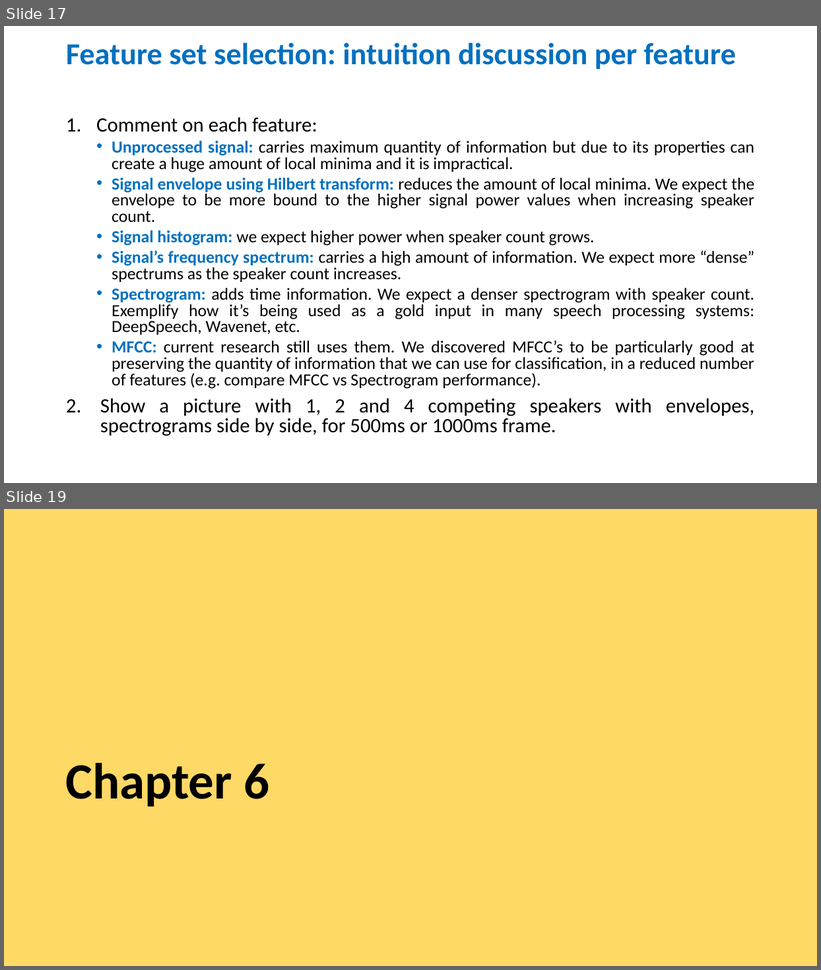
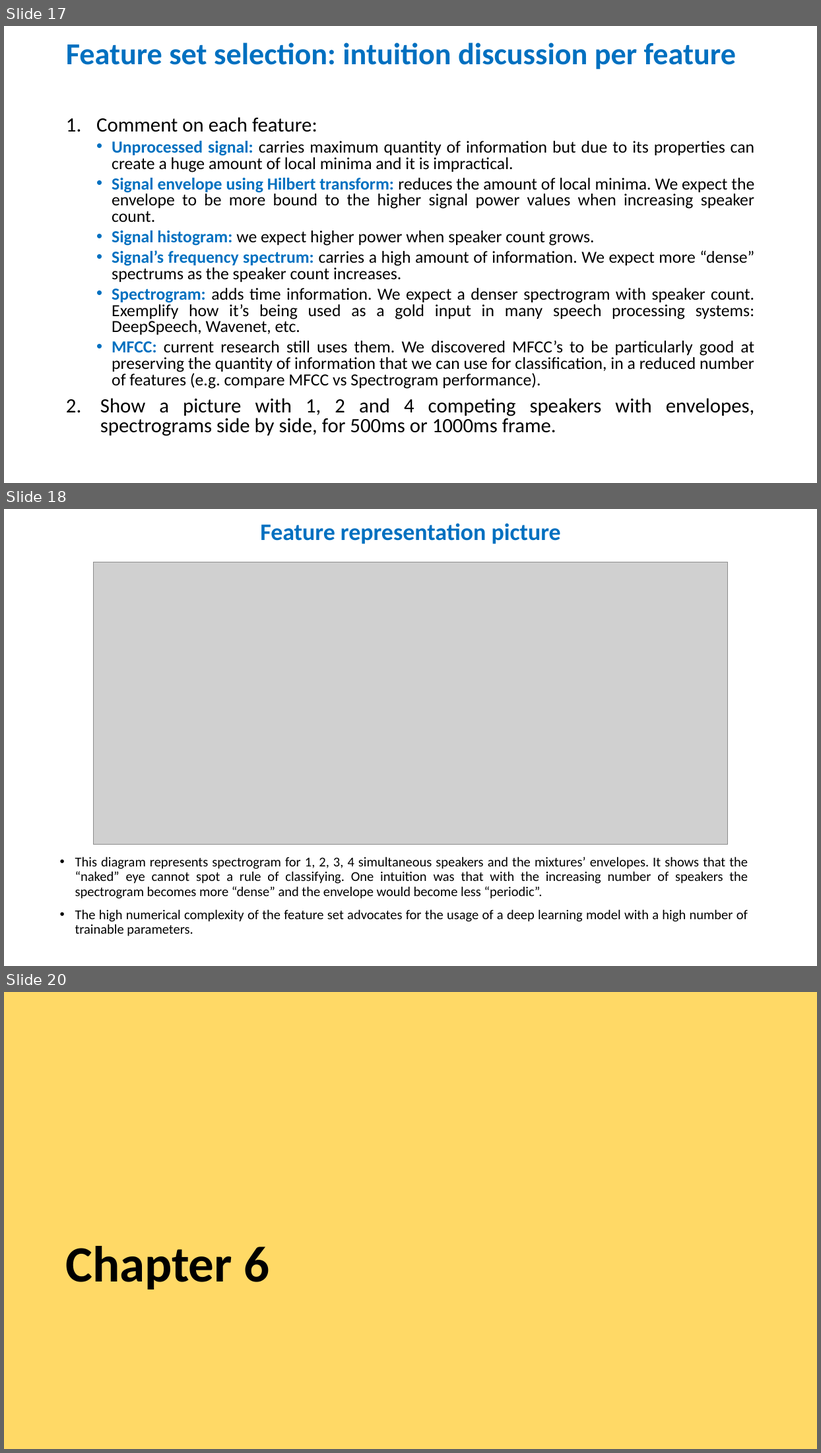
Before and after one commit to valentinandrei/saa_experiments, a slide deck: paper_writing/TOC.pptx. Shown one above the other, each under a label of ours: slides 17 and 19 before the commit, slides 17, 18 and 20 after it; the slides between them are not shown. The pictures are 821x970 and 821x1453 pixels, drawn with LibreOffice and Linux fonts; fonts in the diff are those of the drawing; grey boxes stand for pictures. Boxes give left, top, right and bottom in pixels: in the first picture for what was removed or moved away, otherwise in the second. Text is boxed around its words. In the diff, an @@ line names an element or a change of style, - is before the commit and + after.

```diff
--- a/paper_writing/TOC.pptx
+++ b/paper_writing/TOC.pptx
@@ slide 18 added at [4, 509, 817, 966], background #FFFFFF @@
@@ title added at [260, 523, 561, 544], 28 pt, text #0070C0, bold @@
+Feature representation picture
@@ picture added at [93, 562, 728, 844] @@
@@ text added at [75, 857, 748, 937], 16 pt, text #000000 @@
+• This diagram represents spectrogram for 1, 2, 3, 4 simultaneous speakers and the mixtures’ envelopes. It shows that the “naked” eye cannot spot a rule of classifying. One intuition was that with the increasing number of speakers the spectrogram becomes more “dense” and the envelope would become less “periodic”.
+• The high numerical complexity of the feature set advocates for the usage of a deep learning model with a high number of trainable parameters.
@@ what was slide 19 is now slide 20 @@
```
Also in this commit, not shown: 12 slides changed, 3 other slides added, 1 slide removed, 37 other files.
